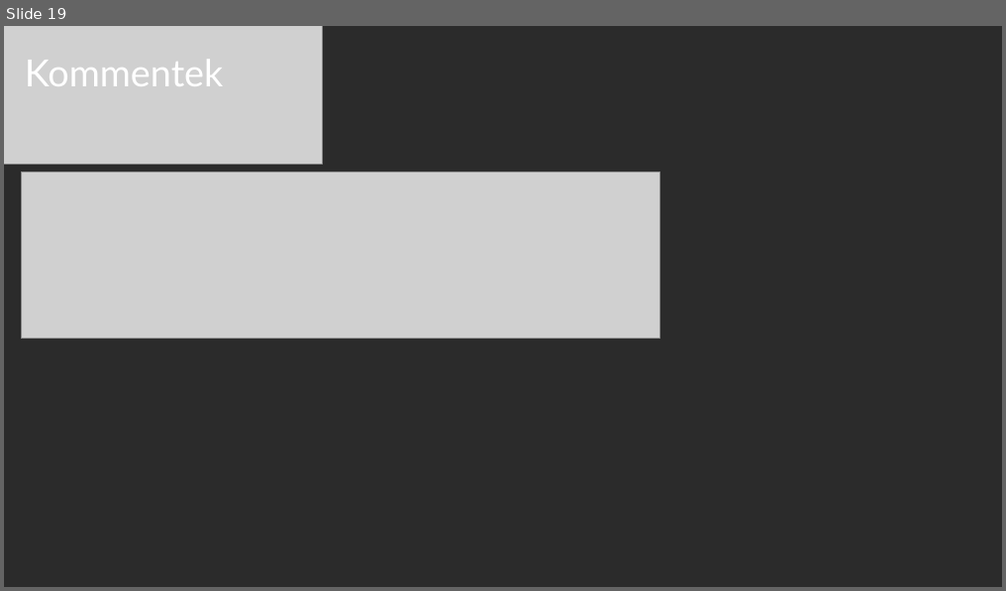
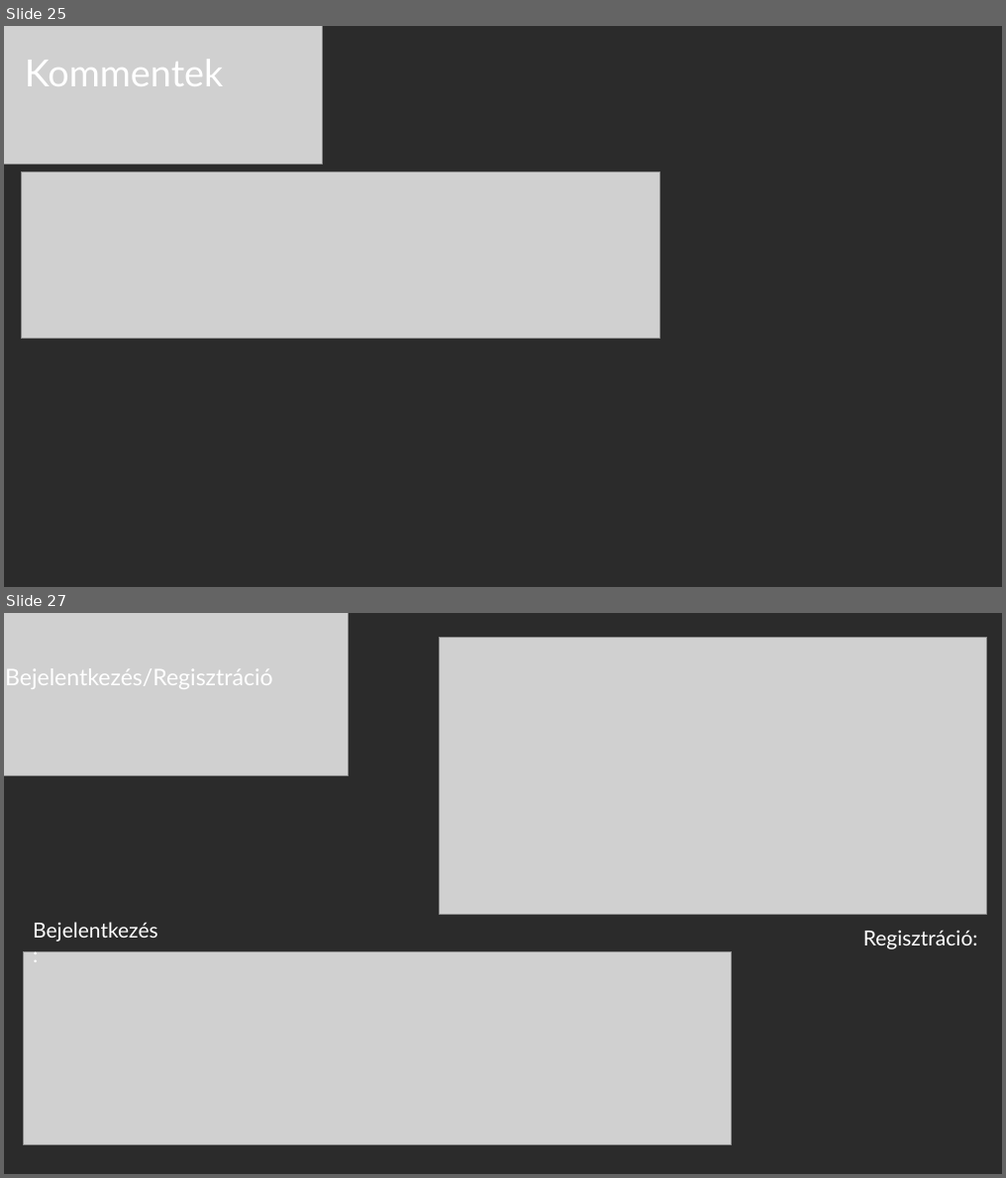
Before and after one commit to ponuzsr/vizsgaremek, a slide deck: Vizsgaremek_Ppt.pptx. Shown one above the other, each under a label of ours: slide 19 before the commit, slides 25 and 27 after it; the slides between them are not shown. The pictures are 1006x591 and 1006x1178 pixels, drawn with LibreOffice and Linux fonts; fonts in the diff are those of the drawing; grey boxes stand for pictures; background and template pictures are left out; a plain dark background stands for a picture behind light text. Boxes give left, top, right and bottom in pixels: in the first picture for what was removed or moved away, otherwise in the second. Text is boxed around its words. In the diff, an @@ line names an element or a change of style, - is before the commit and + after.

Commit message:
Powerpoint images is added
Our ppt is almost done 70%

```diff
--- a/Vizsgaremek_Ppt.pptx
+++ b/Vizsgaremek_Ppt.pptx
@@ slide 27 added at (4,613,1002,1174), background picture (left out) @@
@@ picture added at (4,613,348,775) @@
@@ picture added at (439,638,987,914) @@
@@ text added at (5,668,273,689), 22 pt, text #FFFFFF @@
+Bejelentkezés/Regisztráció
@@ text added at (33,922,158,942), 20 pt, text #FFFFFF @@
+Bejelentkezés:
@@ text added at (863,930,978,950), 20 pt, text #FFFFFF @@
+Regisztráció:
@@ picture added at (23,953,732,1146) @@
@@ what was slide 19 is now slide 25 @@
```
Also in this commit, not shown: 14 slides changed, 7 other slides added, 1 slide removed.
